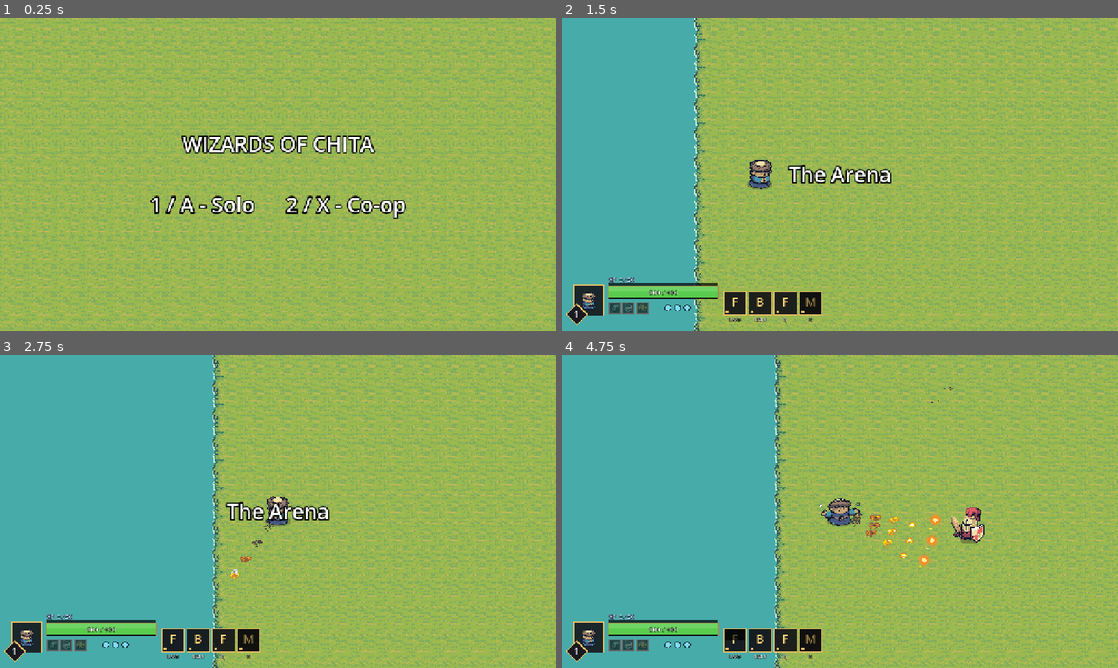
Above: before the commit, frames 1-4 (two rows, left to right).
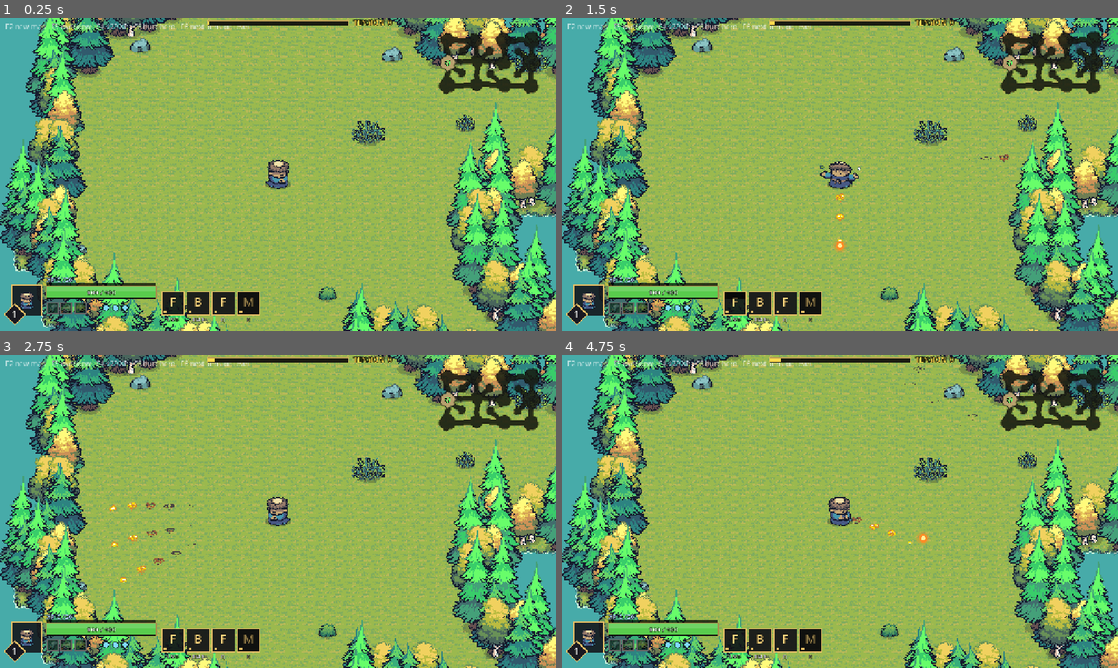
Above: after the commit, the same moments.

Repository: tintin117/Chita2D
Game: Godot game, scene res://scenes/map_test.tscn
The game is run twice, just before and just after one commit, with the same random seed, the same clock (stepped at 60 frames per second) and the same inputs. Before the commit the project starts from res://scenes/main.tscn.
Inputs (mouse positions are in pixels of both pictures, inside the frame that each line leads up to):
- Up to frame 1 (0.25 s): no input
- Up to frame 2 (1.5 s): tap Enter (ui_accept) at 0.5, 0.77, 1.07 s; move the mouse to (962, 158) at 0.52 s; tap 1 at 0.6 s; click (962, 158) at 0.67 s; click (840, 299) at 1.25 s, where only the run before the commit has a clickable "START"
- Up to frame 3 (2.75 s): drag from (166, 527) to (250, 574) at 2.02 s
- Up to frame 4 (4.75 s): move the mouse to (895, 442) at 2.77 s; tap 3 at 2.85 s; click (895, 442) at 2.92 s; drag from (812, 574) to (945, 383) at 3.52 s; move the mouse to (1006, 558) at 4.27 s; tap 5 at 4.35 s; click (1006, 558) at 4.42 s; tap Enter (ui_accept) at 4.52 s

The runs differ from the first frame. In frame 1, 72% of the frame differs, in the area x 0-100%, y 0-100%; in frame 2, 66%; in frame 3, 70%; in frame 4, 71%.

Commit message:
switch main scene

Diff:
--- a/project.godot
+++ b/project.godot
@@ -11,8 +11,8 @@
 [application]
 
 config/name="Chita"
-run/main_scene="res://scenes/main.tscn"
-config/features=PackedStringArray("4.7", "Forward Plus")
+run/main_scene="res://scenes/map_test.tscn"
+config/features=PackedStringArray("4.6", "Forward Plus")
 config/icon="res://icon.svg"
 
 [autoload]
